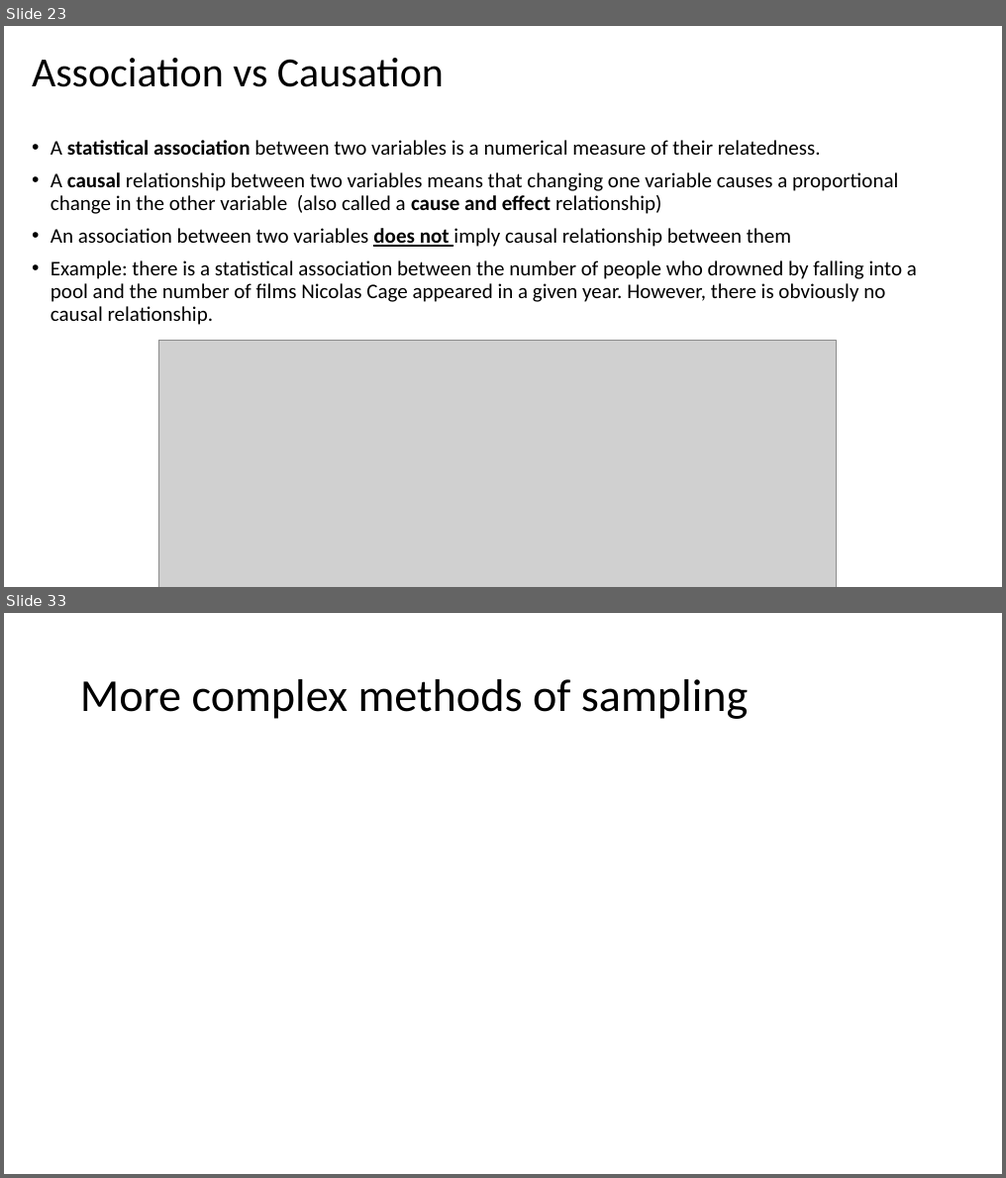
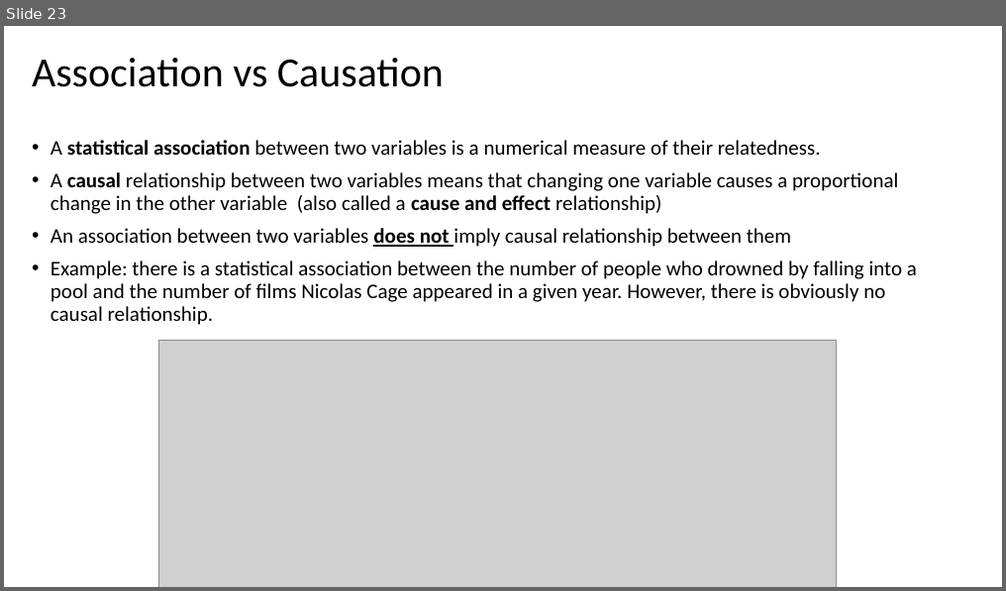
Before and after one commit to Jarred6068/UI_STAT251-03_Spring_2024, a slide deck: docs/lecture_slides/Week 5/Week5_Lecture8_Slides_2_7_2024.pptx. Shown one above the other, each under a label of ours: slides 23 and 33 before the commit, slide 23 after it; the slides between them are not shown. The pictures are 1006x1178 and 1006x591 pixels, drawn with LibreOffice and Linux fonts; fonts in the diff are those of the drawing; grey boxes stand for pictures. Boxes give left, top, right and bottom in pixels: in the first picture for what was removed or moved away, otherwise in the second. Text is boxed around its words. In the diff, an @@ line names an element or a change of style, - is before the commit and + after.

```diff
--- a/docs/lecture_slides/Week 5/Week5_Lecture8_Slides_2_7_2024.pptx
+++ b/docs/lecture_slides/Week 5/Week5_Lecture8_Slides_2_7_2024.pptx
@@ slide 33 removed at <box>4,613,1002,1174</box>, background #FFFFFF @@
@@ title removed at <box>80,679,747,719</box> @@
-More complex methods of sampling
```
Also in this commit, not shown: 16 other slides removed, 4 other files.
